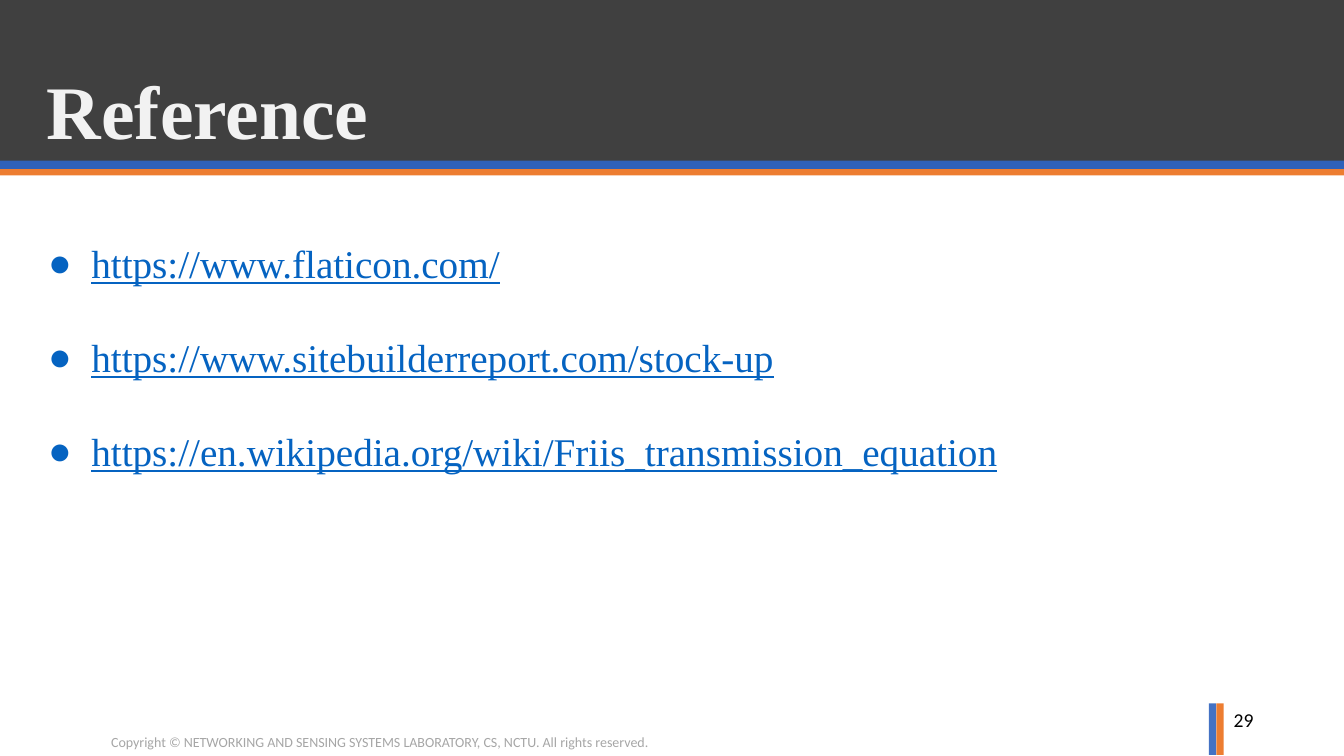
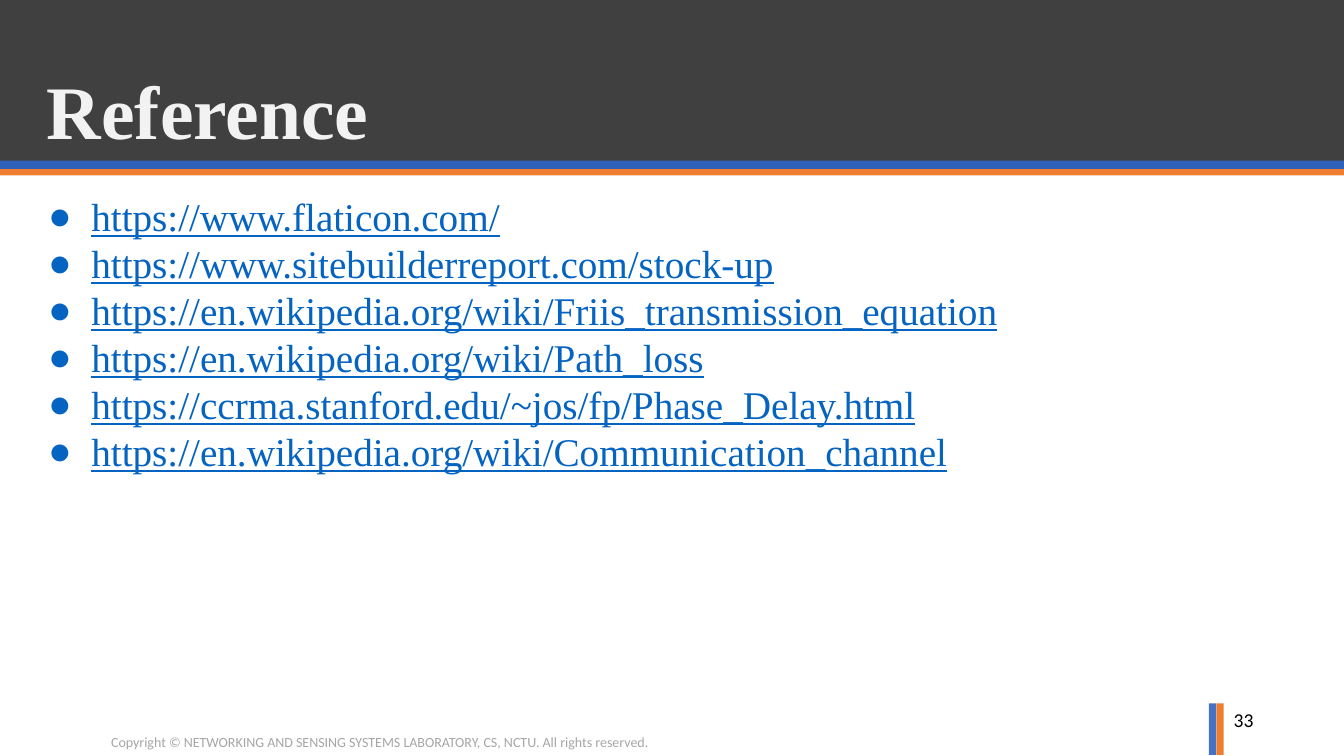
Before and after one commit to ghostkingwilly/Signal_Training_Freshman, a slide deck: slide 33 of Freshman_Training.pptx (slide 29 before the commit). Drawn at 1344x756 pixels with LibreOffice and Linux fonts; fonts in the diff are those of the drawing; background and template pictures are left out. Boxes give left, top, right and bottom in pixels: in the first picture for what was removed or moved away, otherwise in the second. Text is boxed around its words. In the diff, an @@ line names an element or a change of style, - is before the commit and + after.

```diff
--- a/Freshman_Training.pptx
+++ b/Freshman_Training.pptx
@@ text at (x1=91, y1=203, x2=997, y2=333): line spacing 2 to 1 @@
@@ text at (x1=91, y1=344, x2=947, y2=474): paragraphs added @@
+● https://en.wikipedia.org/wiki/Path_loss
+● https://ccrma.stanford.edu/~jos/fp/Phase_Delay.html
+● https://en.wikipedia.org/wiki/Communication_channel
@@ page number at (x1=1234, y1=714, x2=1254, y2=727): text changed @@
-29
+33
```
Also in this commit, not shown: 1 other slide changed, 4 slides added, 1 other file.
